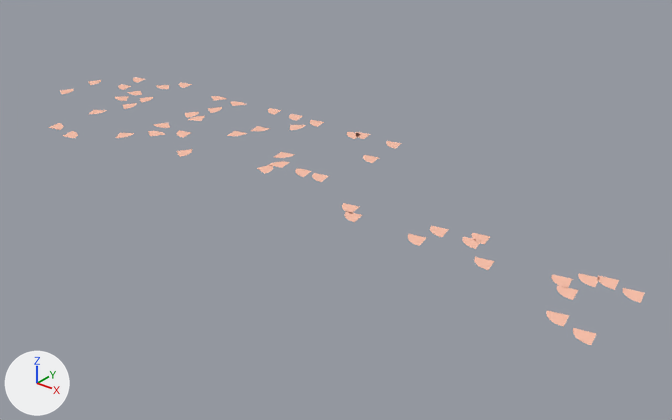
Two versions of the OBJ model public/models/camera.obj, one commit apart.
The view is the same before and after, from a 50 mm lens placed at (482070.0, -134054.0, 176597.0), pointed at (237438.0, 171735.0, -12993.0). Arrows for +X, +Y and +Z are at lower left; the lights stay in place. Where no turn or scale is listed for an object, it has been applied to the vertices.

The first picture shows 'camera'.
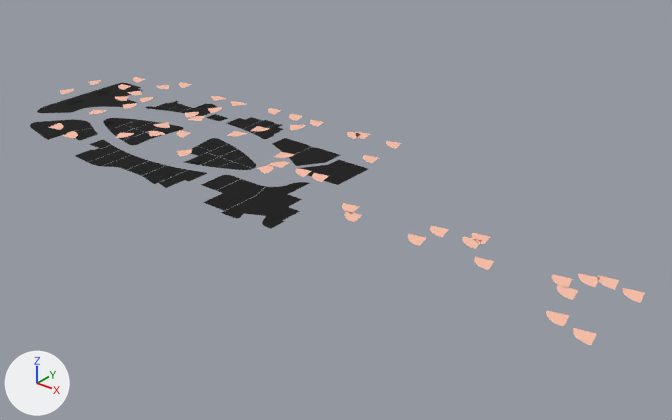
Where the change shows, as pixel boxes (x1, y1, x2, y2) in the pictures (672 x 420 px):
'camera', reshaped
    before: (48, 77, 645, 345)
    after: (30, 77, 645, 345)
part 1 of me_camera, added (black)
    after: (30, 83, 368, 229)

Patch to the scene script:
```diff
--- a/public/models/camera.obj.py
+++ b/public/models/camera.obj.py
@@ mat_diffuse_black @@
+mat_diffuse_black = principled_material('diffuse_Black')
+mat_diffuse_black.base_color = (0.0, 0.0, 0.0)  # black #000000
+mat_diffuse_black.roughness = 1.0
@@ me_camera @@
 # used by ob_camera; location = (0.0, 0.0, 0.0)
-me_camera.from_pydata(...)  # 969 vertices, 52 faces; spans x 42902.0..391636.0, y 112684.0..218343.0, z 7000.0
+me_camera.from_pydata(...)  # 3272 vertices, 90 faces; spans x 42122.0..391636.0, y 112684.0..218343.0, z 0.0..7000.0
+# me_camera part 1: 2303 vertices added at x 42122.0..244192.0, y 116525.0..214602.0, z 0.0
 me_camera.materials.append(mat_paint)
+me_camera.materials.append(mat_diffuse_black)  # black #000000
```
